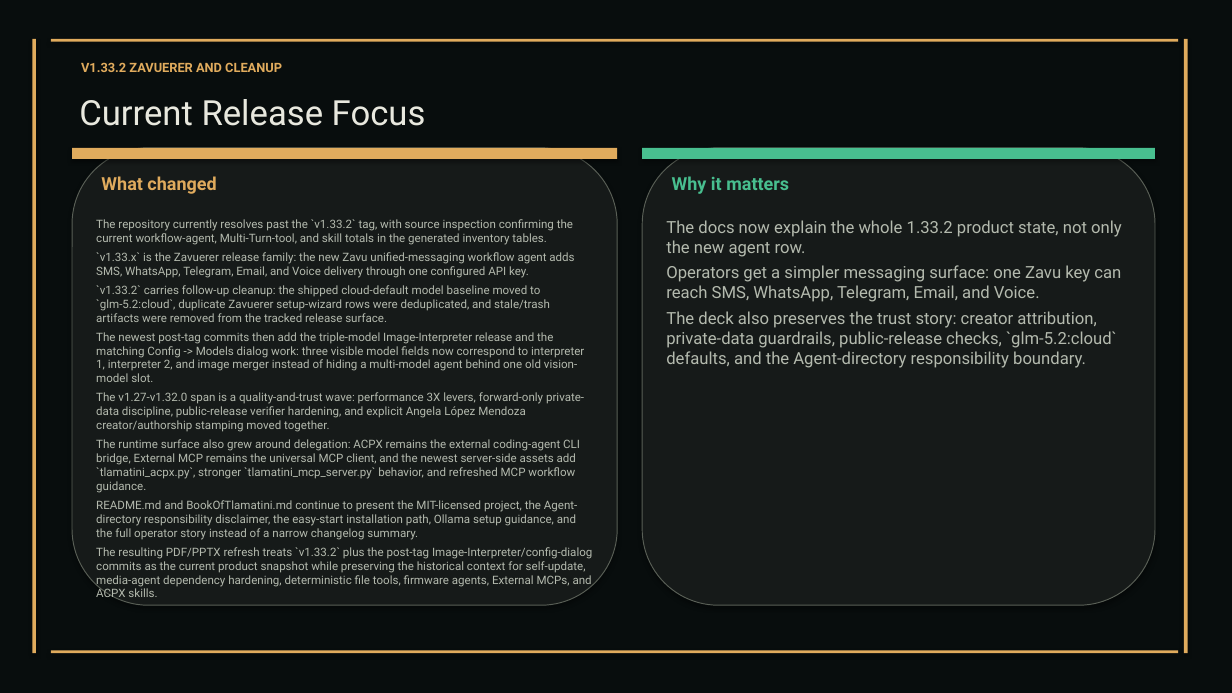
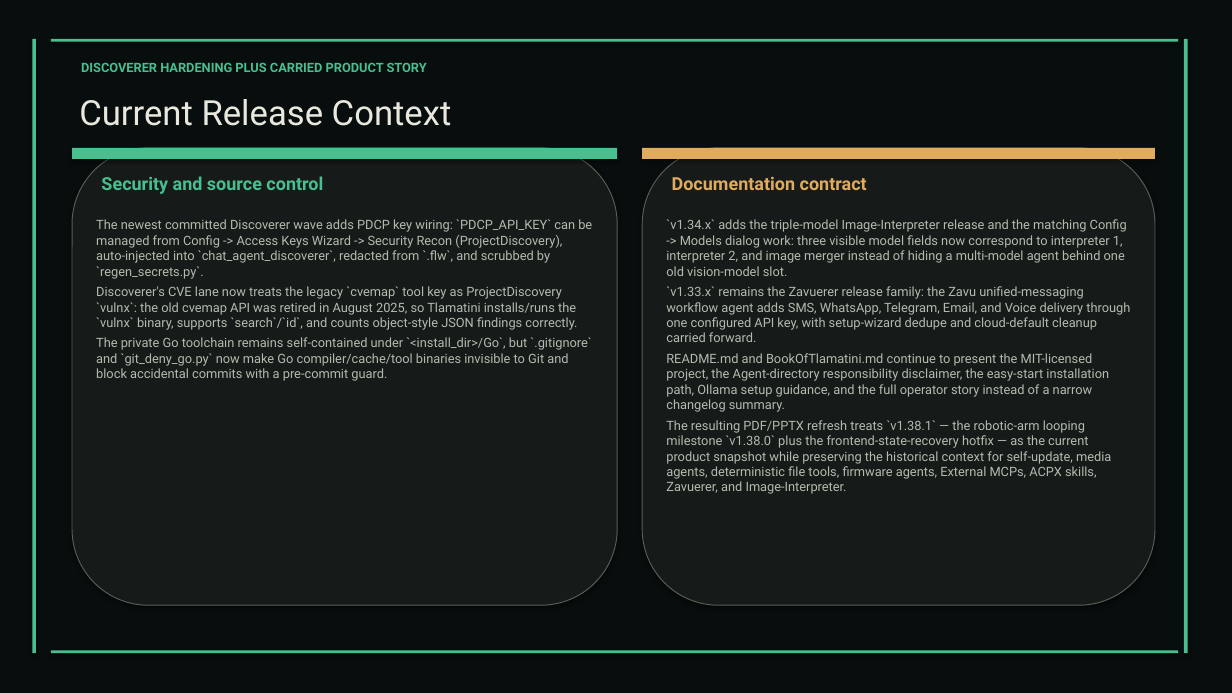
Before and after one commit to XAIHT/web-app, a slide deck: slide 21 of Tlamatini_eXtended_Artificial_Intelligence_Humanly_Tempered.pptx (slide 20 before the commit). Drawn at 1232x693 pixels with LibreOffice and Linux fonts; fonts in the diff are those of the drawing. Boxes give left, top, right and bottom in pixels: in the first picture for what was removed or moved away, otherwise in the second. Text is boxed around its words. In the diff, an @@ line names an element or a change of style, - is before the commit and + after.

Commit message:
Update to 1.38.1, by Tlamatini's-AutoBot.

```diff
--- a/Tlamatini_eXtended_Artificial_Intelligence_Humanly_Tempered.pptx
+++ b/Tlamatini_eXtended_Artificial_Intelligence_Humanly_Tempered.pptx
@@ text at (81,62,427,72): text changed; text colour #E0AB5D to #48BF8F @@
-V1.33.2 ZAVUERER AND CLEANUP
+DISCOVERER HARDENING PLUS CARRIED PRODUCT STORY
@@ text at (79,99,452,126): text changed @@
-Current Release Focus
+Current Release Context
@@ fill #E0AB5D to #48BF8F in 5 elements at (32,39,36,653), (1184,39,1188,653), (51,39,1178,42), (51,651,1178,653), (72,148,617,159) @@
@@ rectangle at (642,148,1155,159): fill #48BF8F to #E0AB5D @@
@@ text at (101,176,323,194): text changed; text colour #E0AB5D to #48BF8F @@
-What changed
+Security and source control
@@ text at (672,176,867,190): text changed; text colour #48BF8F to #E0AB5D @@
-Why it matters
+Documentation contract
@@ text at (96,219,592,381): text changed; size 9 to 10 pt @@
-The repository currently resolves past the `v1.33.2` tag, with source inspection confirming the current workflow-agent, Multi-Turn-tool, and skill totals in the generated inventory tables.
-`v1.33.x` is the Zavuerer release family: the new Zavu unified-messaging workflow agent adds SMS, WhatsApp, Telegram, Email, and Voice delivery through one configured API key.
-`v1.33.2` carries follow-up cleanup: the shipped cloud-default model baseline moved to `glm-5.2:cloud`, duplicate Zavuerer setup-wizard rows were deduplicated, and stale/trash artifacts were removed from the tracked release surface.
-The newest post-tag commits then add the triple-model Image-Interpreter release and the matching Config -> Models dialog work: three visible model fields now correspond to interpreter 1, interpreter 2, and image merger instead of hiding a multi-model agent behind one old vision-model slot.
-The v1.27-v1.32.0 span is a quality-and-trust wave: performance 3X levers, forward-only private-data discipline, public-release verifier hardening, and explicit Angela López Mendoza creator/authorship stamping moved together.
-The runtime surface also grew around delegation: ACPX remains the external coding-agent CLI bridge, External MCP remains the universal MCP client, and the newest server-side assets add `tlamatini_acpx.py`, stronger `tlamatini_mcp_server.py` behavior, and refreshed MCP workflow guidance.
-README.md and BookOfTlamatini.md continue to present the MIT-licensed project, the Agent-directory responsibility disclaimer, the easy-start installation path, Ollama setup guidance, and the full operator story instead of a narrow changelog summary.
-The resulting PDF/PPTX refresh treats `v1.33.2` plus the post-tag Image-Interpreter/config-dialog commits as the current product snapshot while preserving the historical context for self-update, media-agent dependency hardening, deterministic file tools, firmware agents, External MCPs, and ACPX skills.
+The newest committed Discoverer wave adds PDCP key wiring: `PDCP_API_KEY` can be managed from Config -> Access Keys Wizard -> Security Recon (ProjectDiscovery), auto-injected into `chat_agent_discoverer`, redacted from `.flw`, and scrubbed by `regen_secrets.py`.
+Discoverer's CVE lane now treats the legacy `cvemap` tool key as ProjectDiscovery `vulnx`: the old cvemap API was retired in August 2025, so Tlamatini installs/runs the `vulnx` binary, supports `search`/`id`, and counts object-style JSON findings correctly.
+The private Go toolchain remains self-contained under `<install_dir>/Go`, but `.gitignore` and `git_deny_go.py` now make Go compiler/cache/tool binaries invisible to Git and block accidental commits with a pre-commit guard.
@@ text at (666,219,1130,494): text changed; size 13 to 10 pt @@
-The docs now explain the whole 1.33.2 product state, not only the new agent row.
-Operators get a simpler messaging surface: one Zavu key can reach SMS, WhatsApp, Telegram, Email, and Voice.
-The deck also preserves the trust story: creator attribution, private-data guardrails, public-release checks, `glm-5.2:cloud` defaults, and the Agent-directory responsibility boundary.
+`v1.34.x` adds the triple-model Image-Interpreter release and the matching Config -> Models dialog work: three visible model fields now correspond to interpreter 1, interpreter 2, and image merger instead of hiding a multi-model agent behind one old vision-model slot.
+`v1.33.x` remains the Zavuerer release family: the Zavu unified-messaging workflow agent adds SMS, WhatsApp, Telegram, Email, and Voice delivery through one configured API key, with setup-wizard dedupe and cloud-default cleanup carried forward.
+README.md and BookOfTlamatini.md continue to present the MIT-licensed project, the Agent-directory responsibility disclaimer, the easy-start installation path, Ollama setup guidance, and the full operator story instead of a narrow changelog summary.
+The resulting PDF/PPTX refresh treats `v1.38.1` — the robotic-arm looping milestone `v1.38.0` plus the frontend-state-recovery hotfix — as the current product snapshot while preserving the historical context for self-update, media agents, deterministic file tools, firmware agents, External MCPs, ACPX skills, Zavuerer, and Image-Interpreter.
```
Also in this commit, not shown: 51 other slides changed, 14 slides added, 11 other files.
